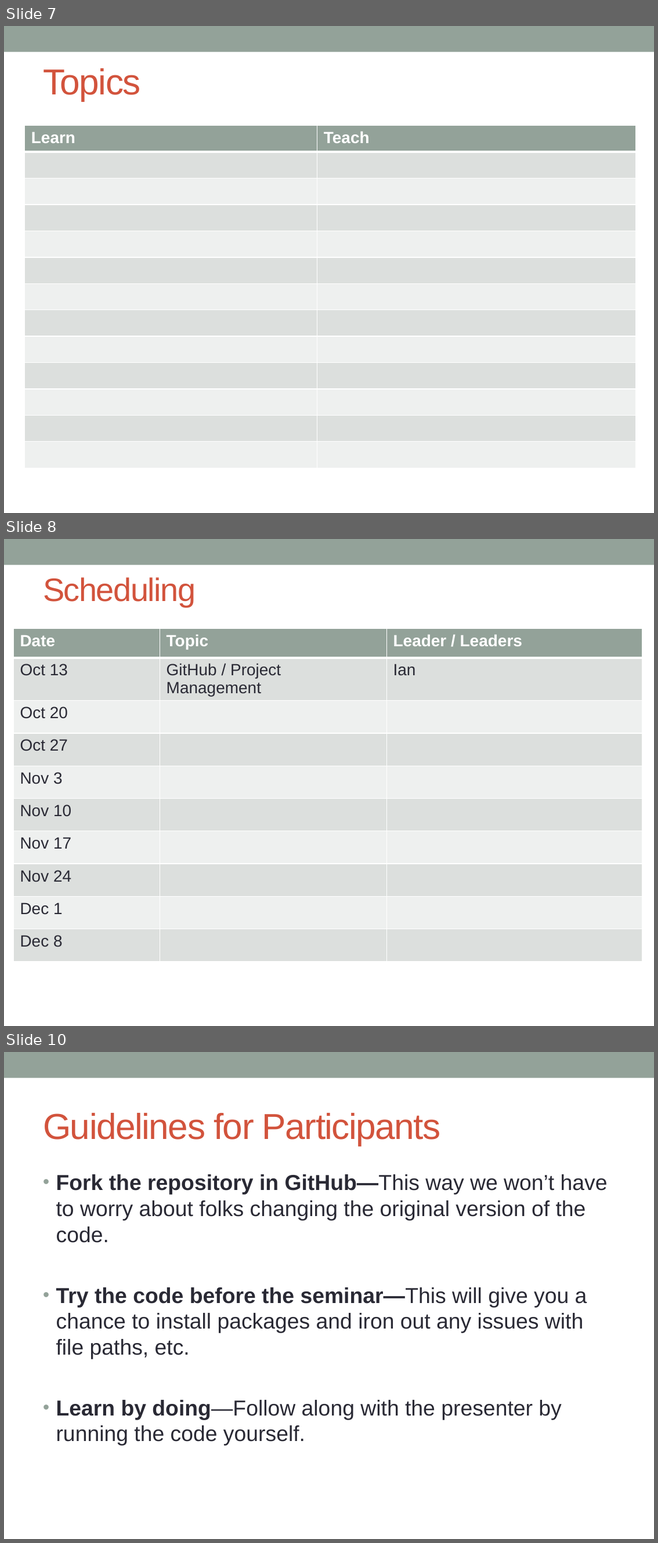
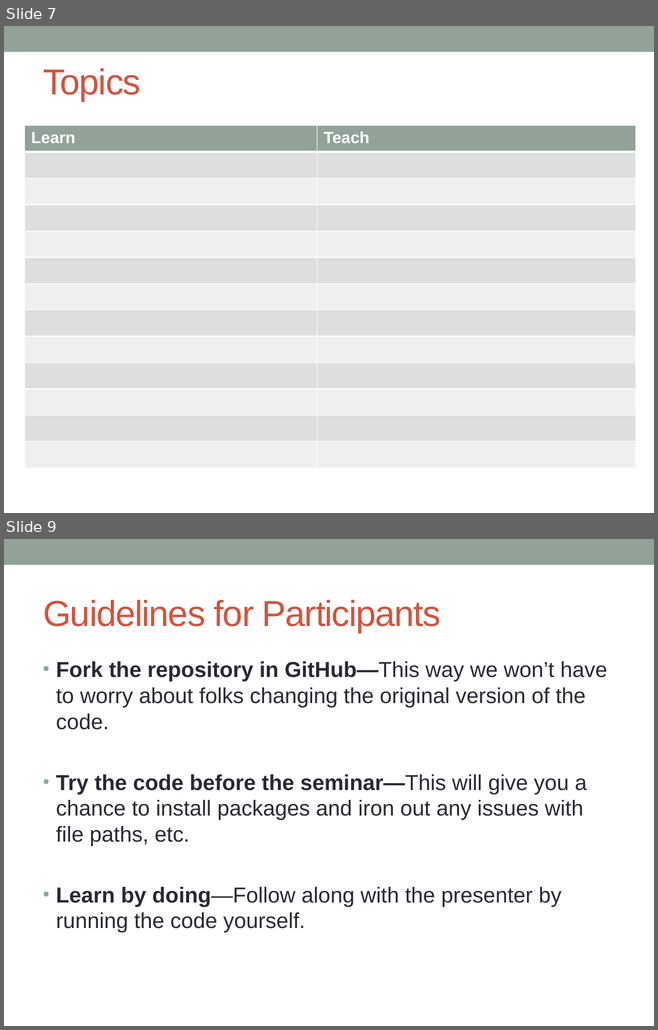
Before and after one commit to patrickagreen/Wk1_Intro_RSeminar_W2022, a slide deck: Week1_Introduction.pptx. Shown one above the other, each under a label of ours: slides 7, 8 and 10 before the commit, slides 7 and 9 after it; the slides between them are not shown. The pictures are 658x1543 and 658x1030 pixels, drawn with LibreOffice and Linux fonts; fonts in the diff are those of the drawing. Boxes give left, top, right and bottom in pixels: in the first picture for what was removed or moved away, otherwise in the second. Text is boxed around its words. In the diff, an @@ line names an element or a change of style, - is before the commit and + after.

```diff
--- a/Week1_Introduction.pptx
+++ b/Week1_Introduction.pptx
@@ slide 8 removed at bbox=[4, 539, 654, 1026], background #FFFFFF; not listed: 1 template element that a slide beside it also shows @@
@@ title removed at bbox=[43, 577, 195, 607] @@
-Scheduling
@@ table removed at bbox=[14, 629, 642, 965], 10 rows, 3 columns @@
-Date | Topic | Leader / Leaders
-Oct 13 | GitHub / Project Management | Ian
-Oct 20 |  | 
-Oct 27 |  | 
-Nov 3 |  | 
-Nov 10 |  | 
-Nov 17 |  | 
-Nov 24 |  | 
-Dec 1 |  | 
-Dec 8 |  | 
@@ what was slide 10 is now slide 9 @@
```
Also in this commit, not shown: 2 slides changed, 2 other files.
